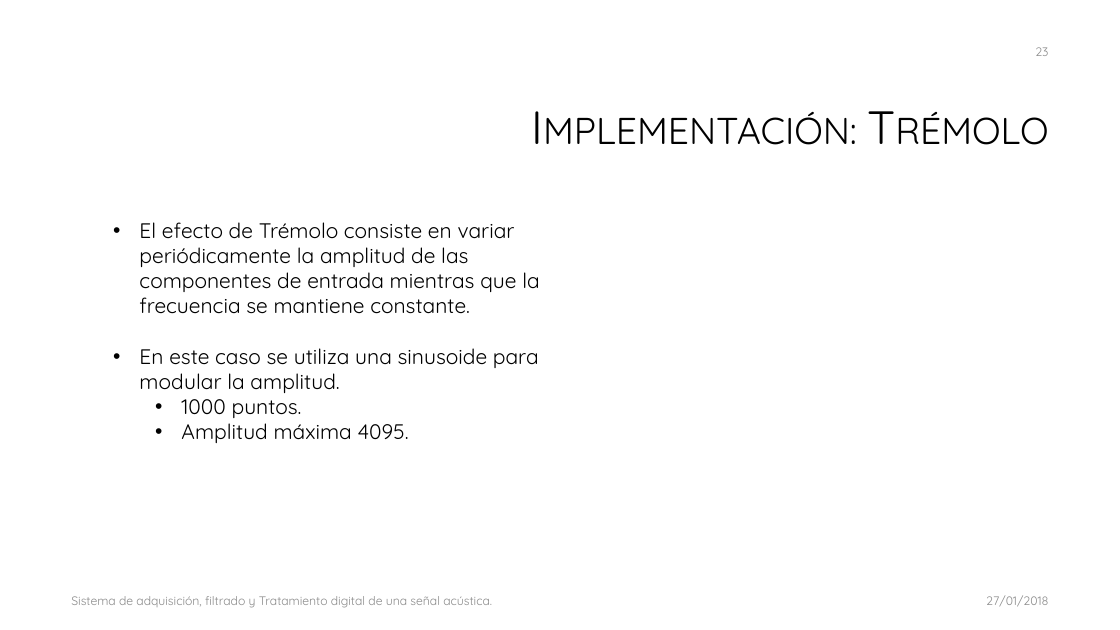
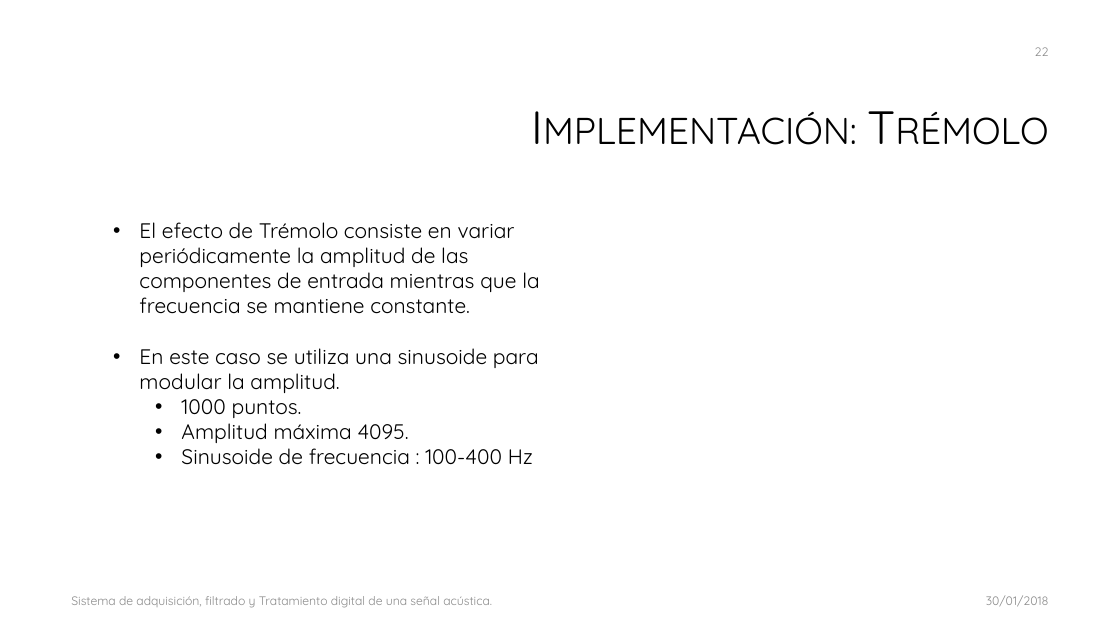
Before and after one commit to galledohm/Prueba1, a slide deck: slide 22 of Subsis/Presentación/Sistema de adquisición, filtrado y Tratamiento digital.pptx (slide 23 before the commit). Drawn at 1120x630 pixels with LibreOffice and Linux fonts; fonts in the diff are those of the drawing; background and template pictures are left out. Boxes give left, top, right and bottom in pixels: in the first picture for what was removed or moved away, otherwise in the second. Text is boxed around its words. In the diff, an @@ line names an element or a change of style, - is before the commit and + after.

```diff
--- a/Subsis/Presentación/Sistema de adquisición, filtrado y Tratamiento digital.pptx
+++ b/Subsis/Presentación/Sistema de adquisición, filtrado y Tratamiento digital.pptx
@@ page number at (x1=1035, y1=47, x2=1049, y2=56): text changed @@
-23
+22
@@ text at (x1=181, y1=448, x2=533, y2=465): paragraph added @@
+    • Sinusoide de frecuencia : 100-400 Hz
@@ text at (x1=986, y1=595, x2=1049, y2=607): text changed @@
-27/01/2018
+30/01/2018
```
Also in this commit, not shown: 27 other slides changed, 1 slide removed.
